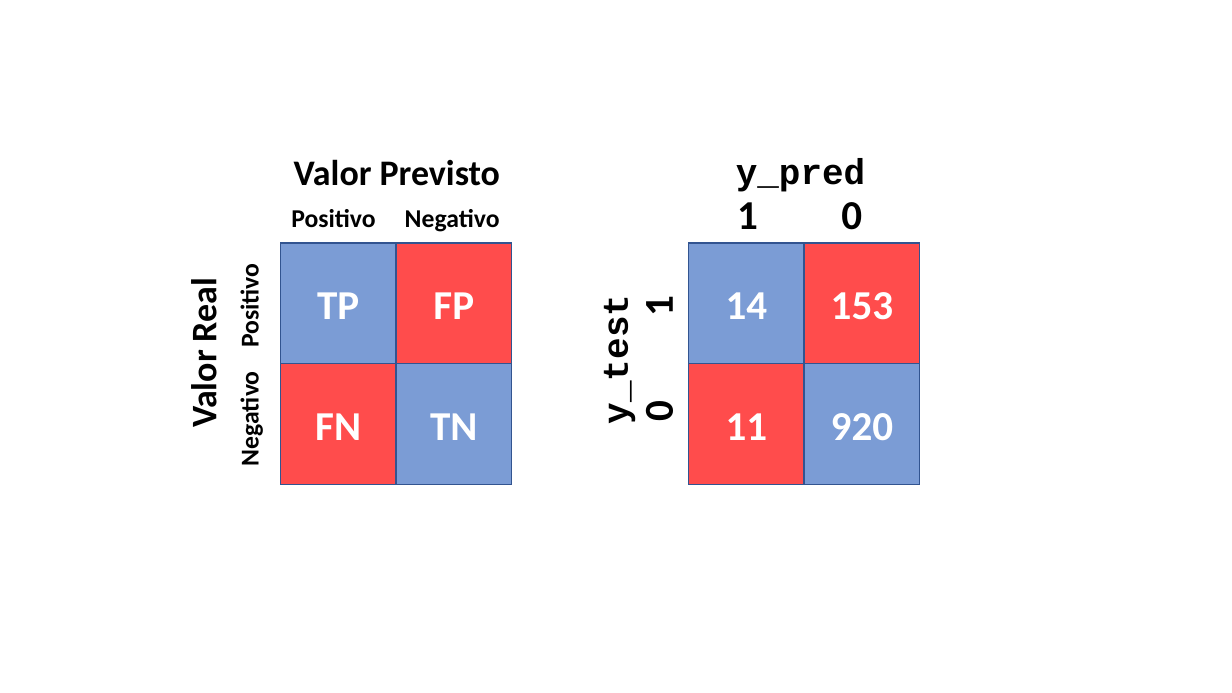
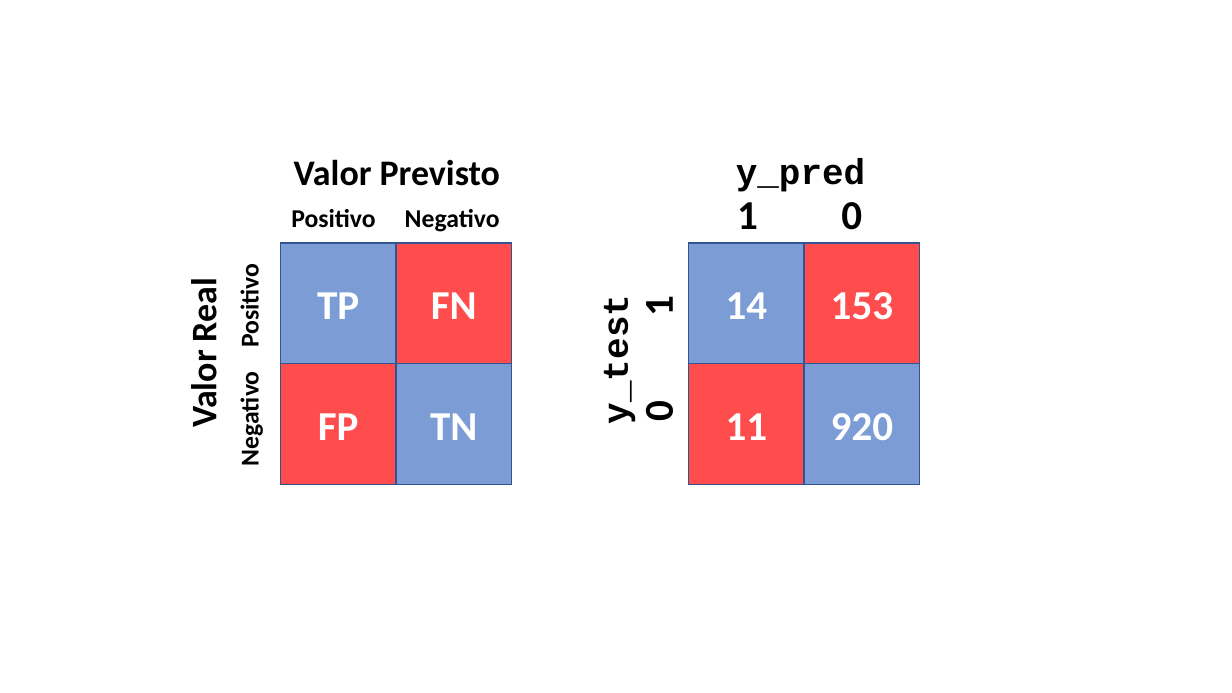
Before and after one commit to Rogerio-mack/BIG_DATA_Analytics_Mineracao_e_Analise_de_Dados, a slide deck: slide 1 of figuras/matriz_de_confusao.pptx. Drawn at 1232x693 pixels with LibreOffice and Linux fonts; fonts in the diff are those of the drawing. Boxes give left, top, right and bottom in pixels: in the first picture for what was removed or moved away, otherwise in the second. Text is boxed around its words. In the diff, an @@ line names an element or a change of style, - is before the commit and + after.

```diff
--- a/figuras/matriz_de_confusao.pptx
+++ b/figuras/matriz_de_confusao.pptx
@@ text in rectangle at bbox=[431, 292, 477, 319]: text changed @@
-FP
+FN
@@ text in rectangle at bbox=[318, 413, 359, 440]: text changed @@
-FN
+FP
```
Also in this commit, not shown: 1 other file.
